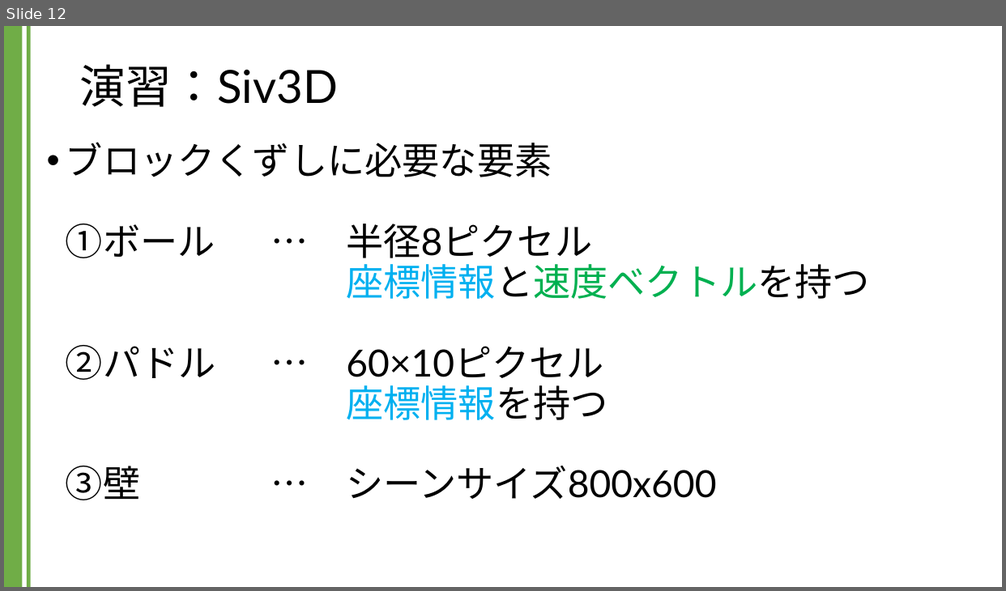
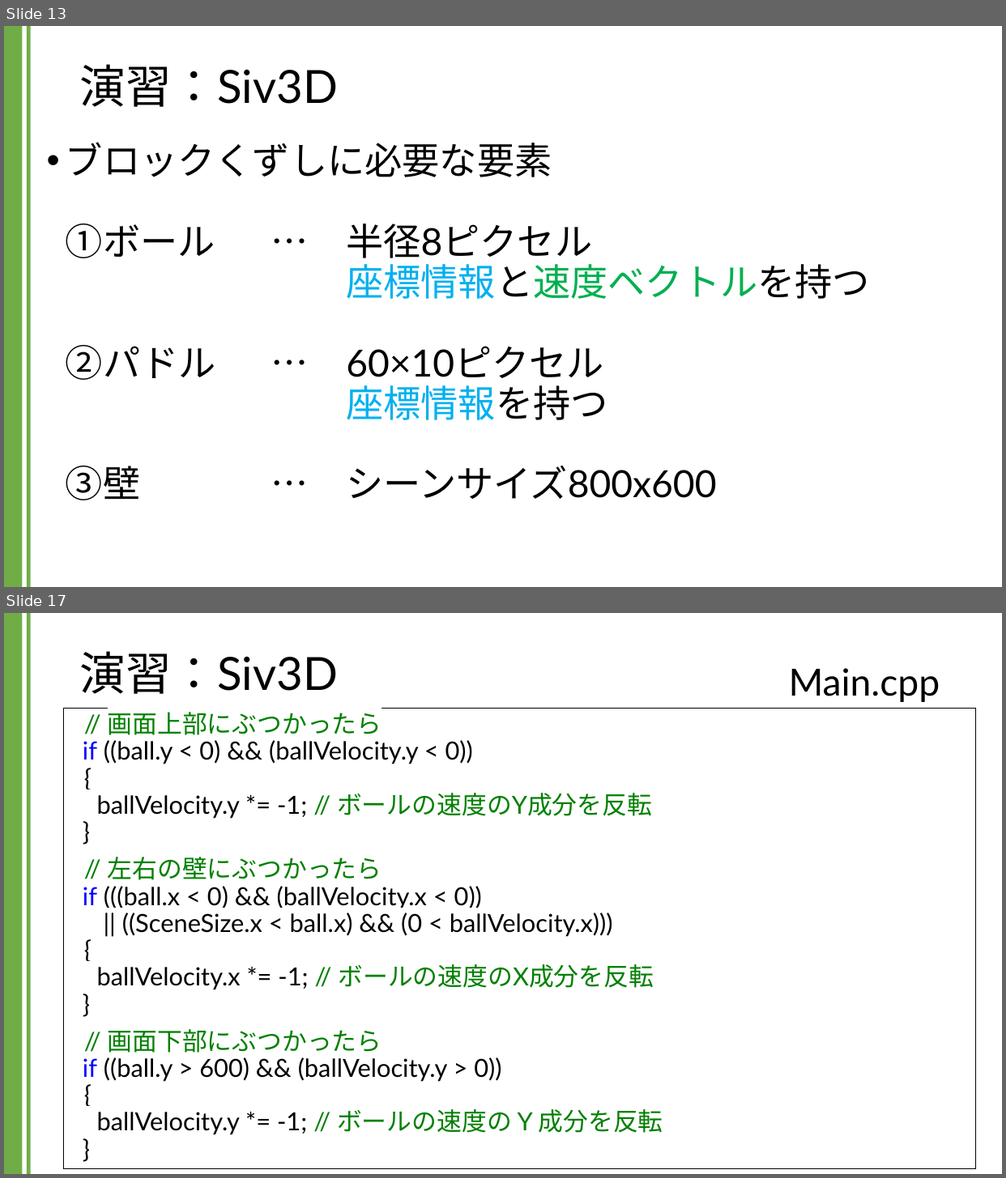
Before and after one commit to kic-murata/cpp2024, a slide deck: 授業資料/演習課題：Siv3D.pptx. Shown one above the other, each under a label of ours: slide 12 before the commit, slides 13 and 17 after it; the slides between them are not shown. The pictures are 1006x591 and 1006x1178 pixels, drawn with LibreOffice and Linux fonts; fonts in the diff are those of the drawing; background and template pictures are left out. Boxes give left, top, right and bottom in pixels: in the first picture for what was removed or moved away, otherwise in the second. Text is boxed around its words. In the diff, an @@ line names an element or a change of style, - is before the commit and + after.

```diff
--- a/授業資料/演習課題：Siv3D.pptx
+++ b/授業資料/演習課題：Siv3D.pptx
@@ slide 17 added at <box>4,613,1002,1174</box>, background #FFFFFF; not listed: 2 template elements that a slide beside it also shows @@
@@ title added at <box>80,651,338,694</box>, 44 pt, text #000000 @@
+演習：Siv3D
@@ text added at <box>789,668,940,702</box>, 36 pt, text #000000 @@
+Main.cpp
@@ rectangle added at <box>64,708,976,1169</box>, fill #FFFFFF, outline #000000 0.75 pt, 24 pt, text #000000 @@
+// 画面上部にぶつかったら
+if ((ball.y < 0) && (ballVelocity.y < 0))
+{
+ballVelocity.y *= -1; // ボールの速度のY成分を反転
+}
+// 左右の壁にぶつかったら
+if (((ball.x < 0) && (ballVelocity.x < 0))
+|| ((SceneSize.x < ball.x) && (0 < ballVelocity.x)))
+{
+ballVelocity.x *= -1; // ボールの速度のX成分を反転
+}
+// 画面下部にぶつかったら
+if ((ball.y > 600) && (ballVelocity.y > 0))
+{
+ballVelocity.y *= -1; // ボールの速度の Y 成分を反転
+}
@@ what was slide 12 is now slide 13 @@
```
Also in this commit, not shown: 1 slide changed, 9 other slides added, 50 slides removed.
